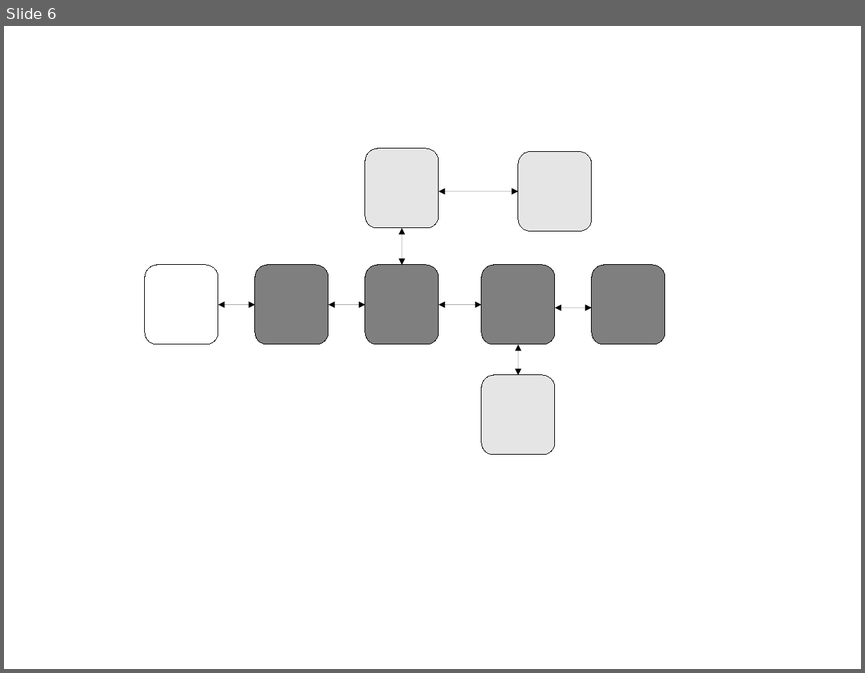
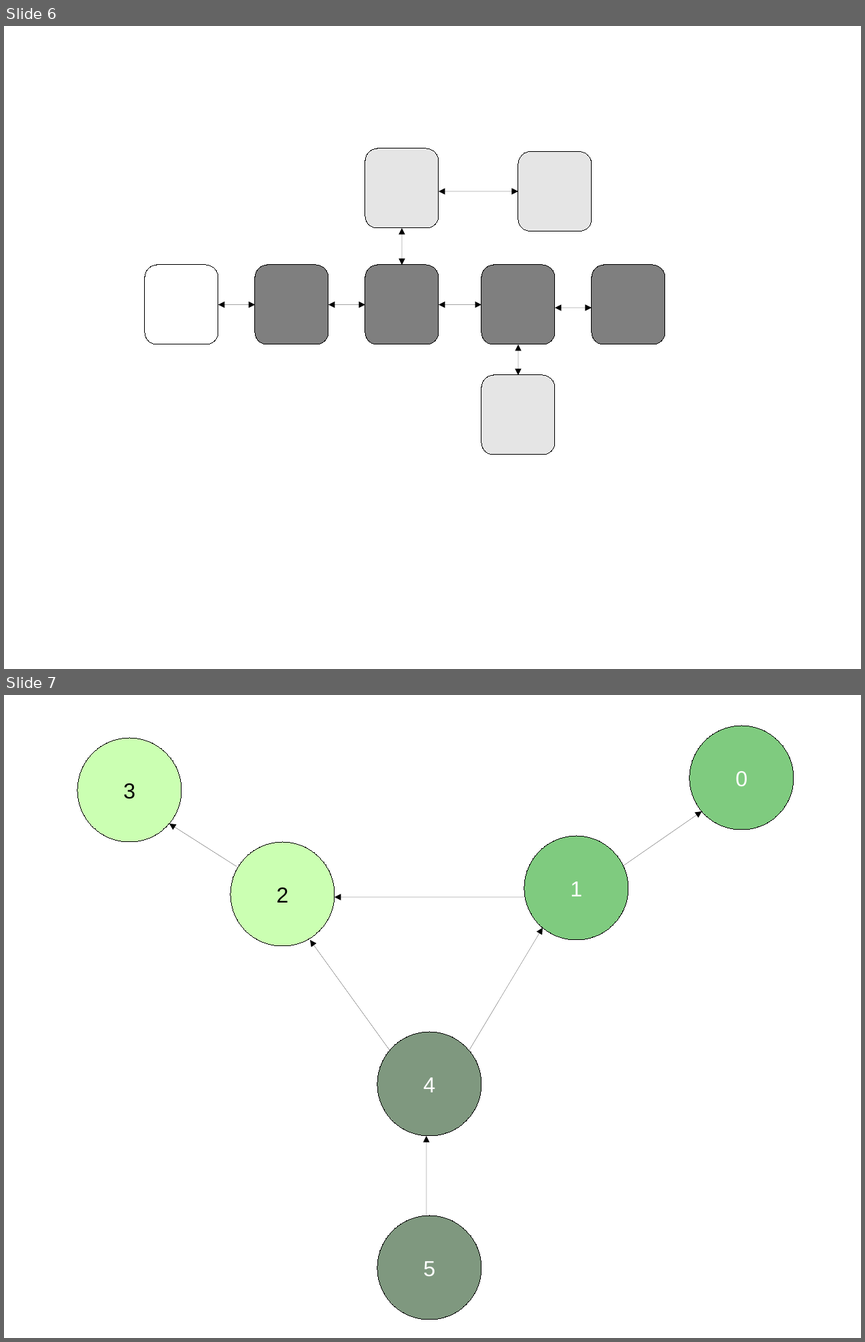
Before and after one commit to Juliano1612/arquitetura-iot, a slide deck: images/automata.odp. Shown one above the other, each under a label of ours: slide 6 before the commit, slides 6 and 7 after it. The pictures are 865x673 and 865x1342 pixels, drawn with LibreOffice and Linux fonts; fonts in the diff are those of the drawing. Boxes give left, top, right and bottom in pixels: in the first picture for what was removed or moved away, otherwise in the second. Text is boxed around its words. In the diff, an @@ line names an element or a change of style, - is before the commit and + after.

```diff
--- a/images/automata.odp
+++ b/images/automata.odp
@@ slide 7 added at bbox=[4, 695, 861, 1338], background #FFFFFF @@
@@ ellipse added at bbox=[689, 726, 794, 830], fill #009900 at 50% opacity, outline #000000 0 pt, 20 pt, text #FFFFFF @@
+0
@@ ellipse added at bbox=[77, 738, 181, 842], fill #99FF66 at 50% opacity, outline #000000 0 pt, 20 pt, text #000000 @@
+3
@@ arrow added from (622, 866) to (702, 812), #000000 0 pt @@
@@ arrow added from (237, 866) to (170, 824), #000000 0 pt @@
@@ ellipse added at bbox=[524, 836, 628, 940], fill #009900 at 50% opacity, outline #000000 0 pt, 20 pt, text #FFFFFF @@
+1
@@ ellipse added at bbox=[230, 842, 334, 946], fill #99FF66 at 50% opacity, outline #000000 0 pt, 20 pt, text #000000 @@
+2
@@ arrow added from (524, 897) to (334, 897), #000000 0 pt @@
@@ arrow added from (469, 1051) to (543, 928), #000000 0 pt @@
@@ arrow added from (390, 1051) to (310, 940), #000000 0 pt @@
@@ ellipse added at bbox=[377, 1032, 481, 1136], fill #003300 at 50% opacity, outline #000000 0 pt, 20 pt, text #FFFFFF @@
+4
@@ arrow added from (426, 1215) to (426, 1136), #000000 0 pt @@
@@ ellipse added at bbox=[377, 1215, 481, 1319], fill #003300 at 50% opacity, outline #000000 0 pt, 20 pt, text #FFFFFF @@
+5
```
Also in this commit, not shown: 3 other files.
